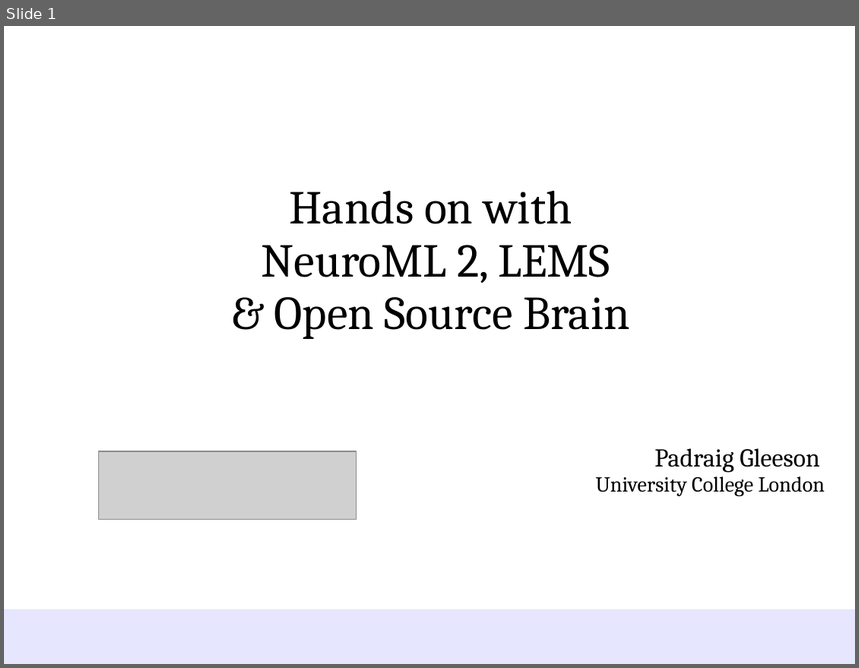
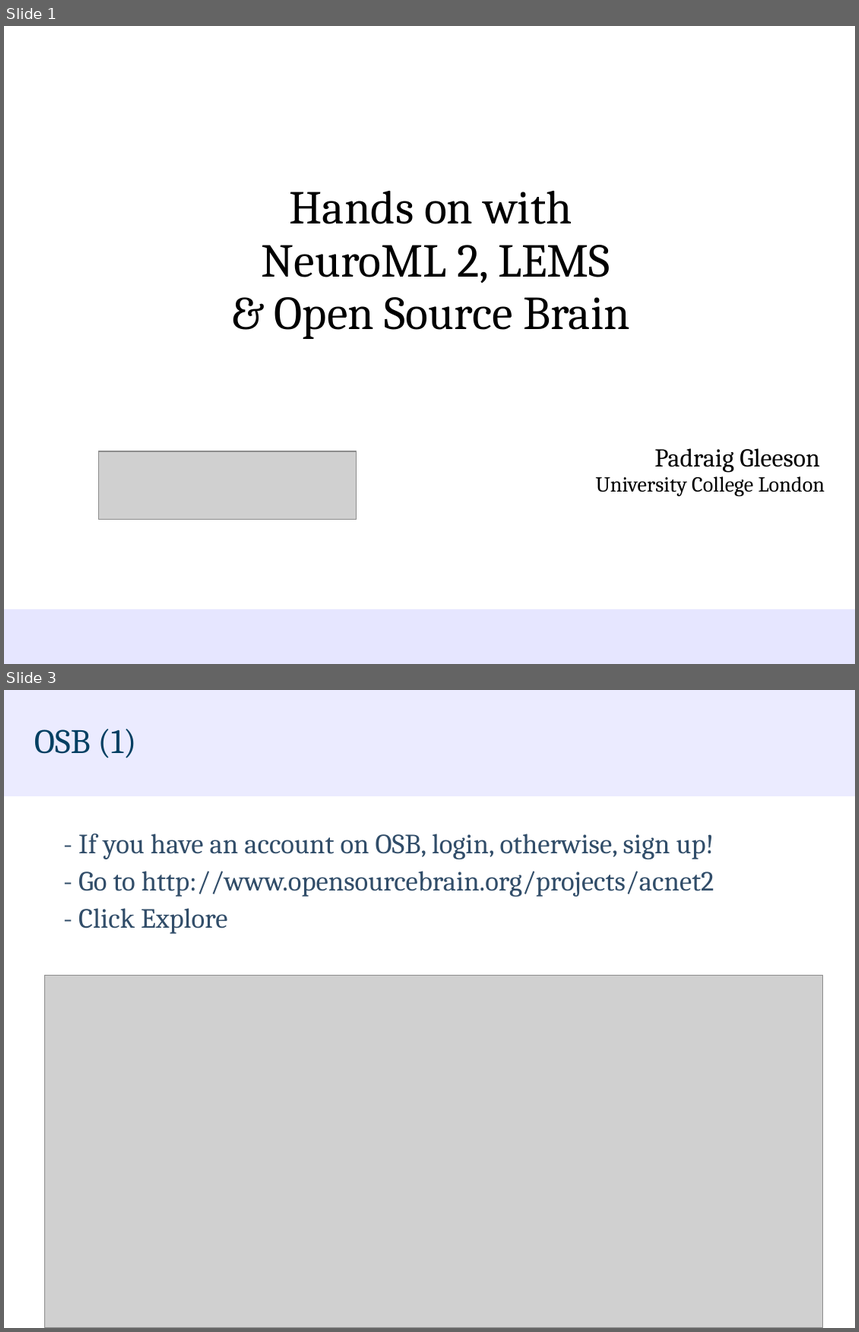
Before and after one commit to NeuroML/Presentations, a slide deck: NeuroML2_LEMS_OSB_HandsOn.odp. Shown one above the other, each under a label of ours: slide 1 before the commit, slides 1 and 3 after it; the slides between them are not shown. The pictures are 859x668 and 859x1332 pixels, drawn with LibreOffice and Linux fonts; fonts in the diff are those of the drawing; grey boxes stand for pictures; background and template pictures are left out. Boxes give left, top, right and bottom in pixels: in the first picture for what was removed or moved away, otherwise in the second. Text is boxed around its words. In the diff, an @@ line names an element or a change of style, - is before the commit and + after.

```diff
--- a/NeuroML2_LEMS_OSB_HandsOn.odp
+++ b/NeuroML2_LEMS_OSB_HandsOn.odp
@@ slide 3 added at <box>4,690,855,1328</box>, background #FFFFFF @@
@@ rounded rectangle added at <box>4,690,855,796</box>, fill #E6E6FF at 80% opacity @@
@@ title added at <box>34,729,137,758</box>, 32 pt, text #023F62 @@
+OSB (1)
@@ text added at <box>78,834,715,934</box>, 26 pt, text #314D69 @@
+- If you have an account on OSB, login, otherwise, sign up!
+- Go to http://www.opensourcebrain.org/projects/acnet2
+- Click Explore
@@ picture added at <box>44,976,823,1328</box> @@
@@ rectangle added at <box>4,1244,855,1328</box>, fill #FFFFFF, outline #FFFFFF 0 pt @@
@@ rounded rectangle added at <box>4,1269,855,1328</box>, fill #E6E6FF @@
```
Also in this commit, not shown: 1 slide changed, 2 other slides added, 1 slide removed.
